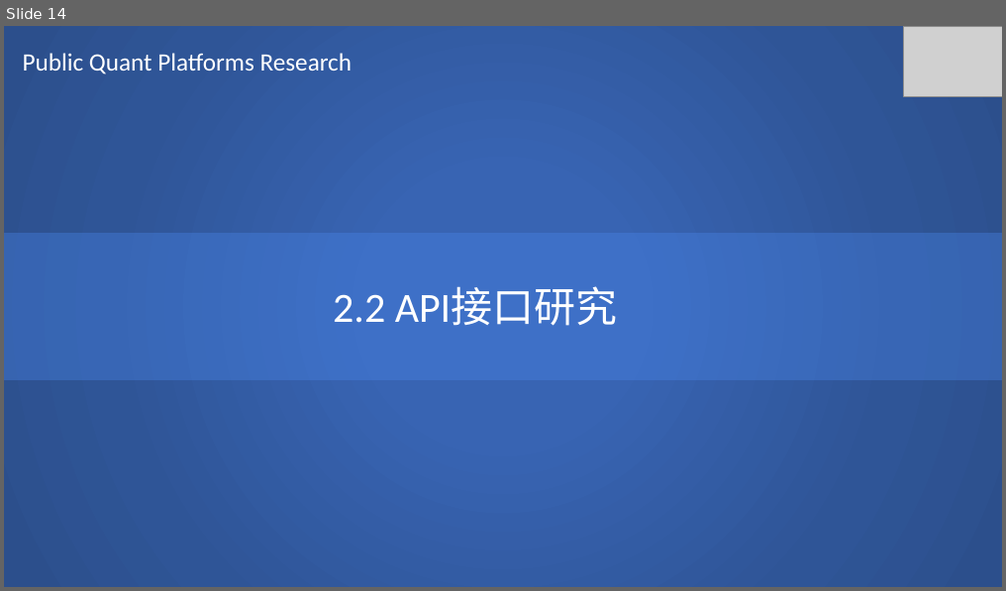
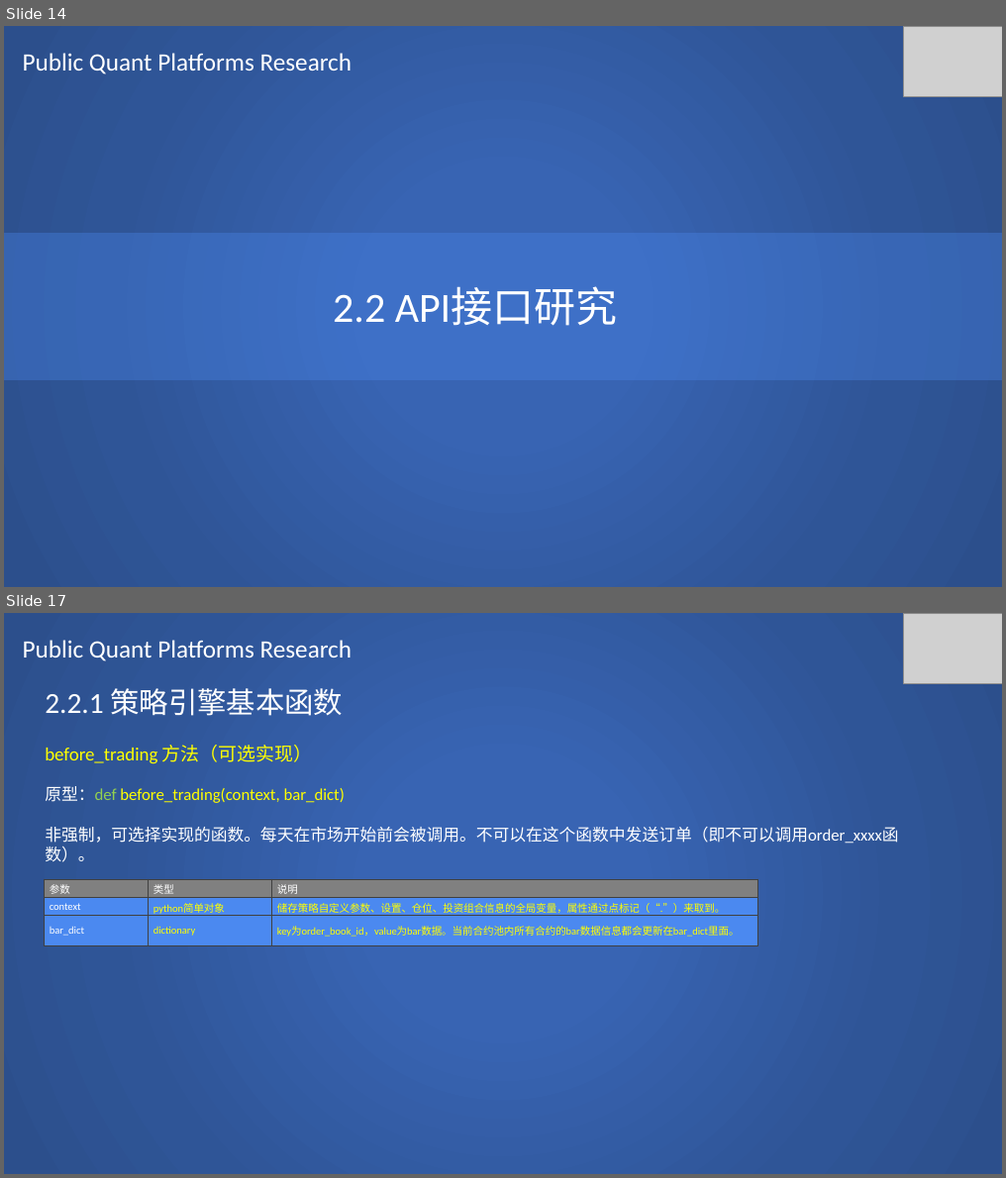
Before and after one commit to SCITLAS/Stellar, a slide deck: Stellar_0.1/documents/public_quant_platforms_research.pptx. Shown one above the other, each under a label of ours: slide 14 before the commit, slides 14 and 17 after it; the slides between them are not shown. The pictures are 1006x591 and 1006x1178 pixels, drawn with LibreOffice and Linux fonts; fonts in the diff are those of the drawing; grey boxes stand for pictures. Boxes give left, top, right and bottom in pixels: in the first picture for what was removed or moved away, otherwise in the second. Text is boxed around its words. In the diff, an @@ line names an element or a change of style, - is before the commit and + after.

Commit message:
RiceQuant research 10% done

```diff
--- a/Stellar_0.1/documents/public_quant_platforms_research.pptx
+++ b/Stellar_0.1/documents/public_quant_platforms_research.pptx
@@ slide 17 added at [4, 613, 1002, 1174], background #FFFFFF @@
@@ rectangle added at [4, 613, 1002, 1174], fill gradient #3864B3 to #2F5597 to #2C4F8C @@
@@ text added at [23, 640, 351, 662], 24 pt, text #FFFFFF @@
+Public Quant Platforms Research
@@ picture added at [903, 613, 1002, 683] @@
@@ text added at [45, 688, 898, 862], 16 pt, text #FFFFFF @@
+2.2.1 策略引擎基本函数
+before_trading 方法（可选实现）
+原型：def before_trading(context, bar_dict)
+非强制，可选择实现的函数。每天在市场开始前会被调用。不可以在这个函数中发送订单（即不可以调用order_xxxx函数）。
@@ table added at [44, 879, 758, 941], 3 rows, 3 columns @@
+参数 | 类型 | 说明
+context | python简单对象 | 储存策略自定义参数、设置、仓位、投资组合信息的全局变量，属性通过点标记（“.”）来取到。
+bar_dict | dictionary | key为order_book_id，value为bar数据。当前合约池内所有合约的bar数据信息都会更新在bar_dict里面。
```
Also in this commit, not shown: 2 slides changed, 10 other slides added.
